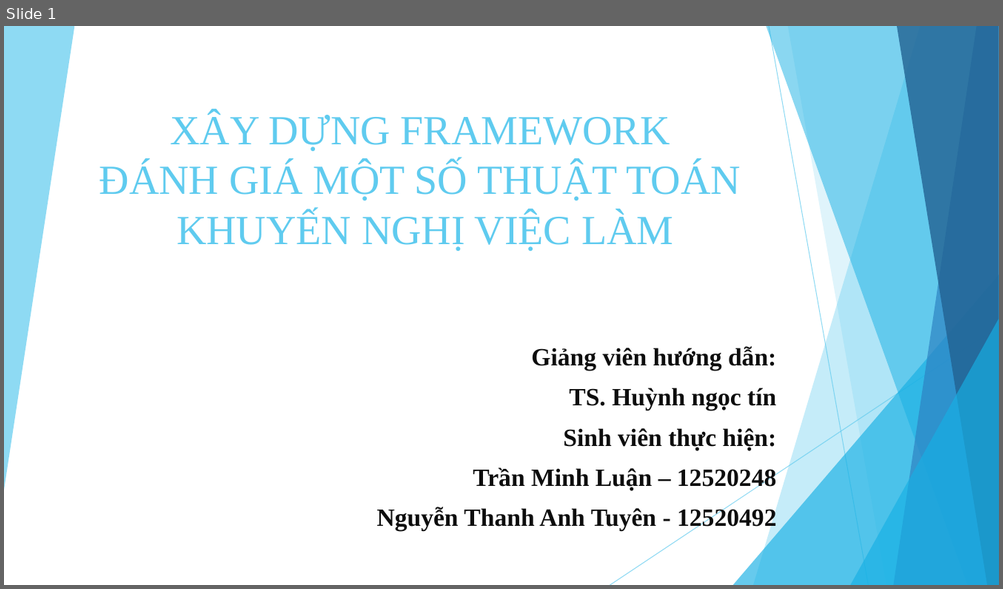
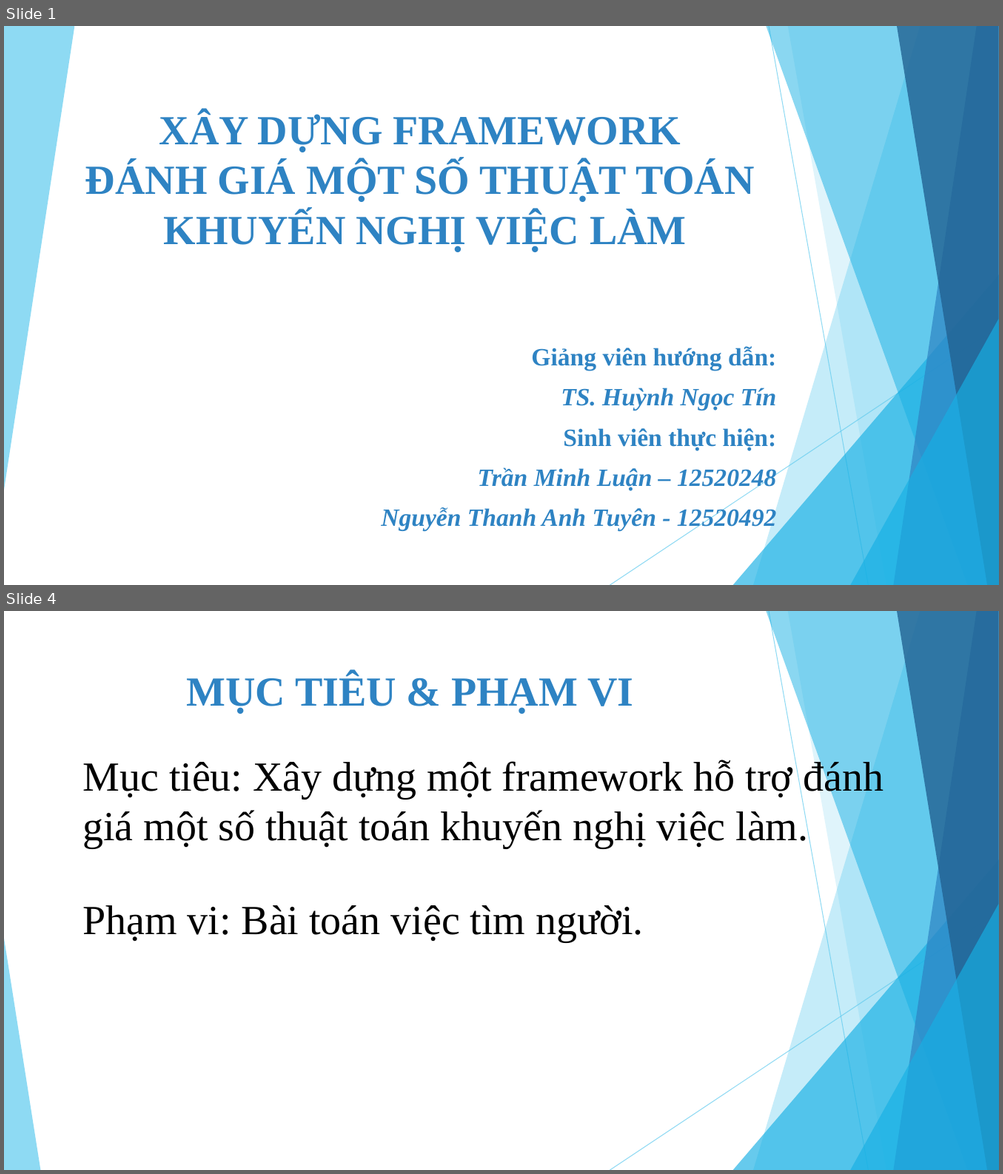
Before and after one commit to tuyennta/JobRecSys, a slide deck: Documents/Báo cáo/Bao cao KLTN_2.pptx. Shown one above the other, each under a label of ours: slide 1 before the commit, slides 1 and 4 after it; the slides between them are not shown. The pictures are 1003x589 and 1003x1174 pixels, drawn with LibreOffice and Linux fonts; fonts in the diff are those of the drawing. Boxes give left, top, right and bottom in pixels: in the first picture for what was removed or moved away, otherwise in the second. Text is boxed around its words. In the diff, an @@ line names an element or a change of style, - is before the commit and + after.

```diff
--- a/Documents/Báo cáo/Bao cao KLTN_2.pptx
+++ b/Documents/Báo cáo/Bao cao KLTN_2.pptx
@@ slide 4 added at [4, 611, 999, 1170], background #FFFFFF; not listed: 9 template elements that a slide beside it also shows @@
@@ title added at [186, 673, 633, 713], 40 pt, text #2E83C3, bold @@
+MỤC TIÊU & PHẠM VI
@@ text added at [82, 758, 884, 849], 40 pt, text #000000 @@
+Mục tiêu: Xây dựng một framework hỗ trợ đánh giá một số thuật toán khuyến nghị việc làm.
@@ text added at [82, 906, 643, 942], 40 pt, text #000000 @@
+Phạm vi: Bài toán việc tìm người.
@@ triangle added at [4, 939, 40, 1170], fill #5FCBEF at 70% opacity @@
@@ slide 1 changed as well @@
@@ title "XÂY DỰNG FRAMEWORK ĐÁNH GIÁ ..." at [85, 113, 754, 252]: text colour #5FCBEF to #2E83C3, bold on @@
@@ subtitle at [381, 346, 777, 531]: text colour #0D0D0D to #2E83C3 in "Giảng viên hướng dẫn:", "Sinh viên thực hiện:", "Trần Minh Luận – 12520248", "Nguyễn Thanh Anh Tuyên - 12520492"; italic on in "Trần Minh Luận – 12520248", "Nguyễn Thanh Anh Tuyên - 12520492" @@
@@ subtitle at [560, 388, 777, 411]: text changed; text colour #0D0D0D to #2E83C3; italic on @@
-TS. Huỳnh ngọc tín
+TS. Huỳnh Ngọc Tín
```
Also in this commit, not shown: 3 other slides changed, 7 other slides added, 2 slides removed.
